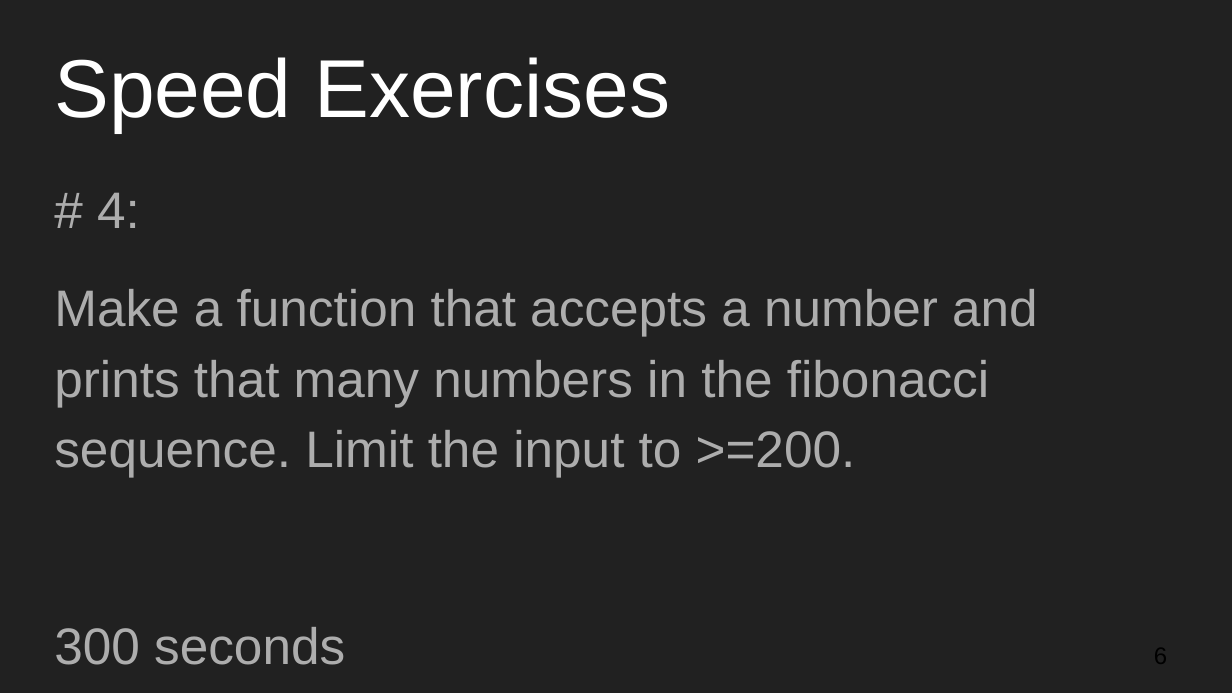
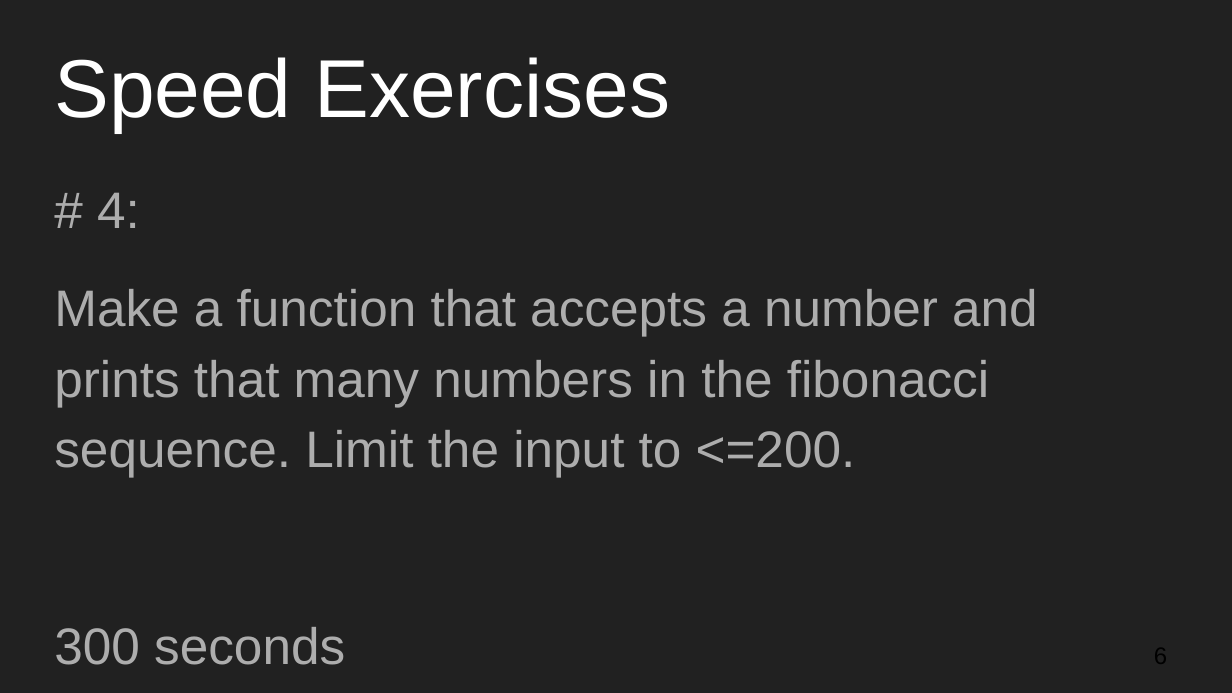
Before and after one commit to mseryn/intermediate_programming_workshops, a slide deck: slide 6 of 3_10_2016/intermediate_workshop_4.pptx. Drawn at 1232x693 pixels with LibreOffice and Linux fonts; fonts in the diff are those of the drawing. Boxes give left, top, right and bottom in pixels: in the first picture for what was removed or moved away, otherwise in the second. Text is boxed around its words. In the diff, an @@ line names an element or a change of style, - is before the commit and + after.

```diff
--- a/3_10_2016/intermediate_workshop_4.pptx
+++ b/3_10_2016/intermediate_workshop_4.pptx
@@ text at <box>54,289,1038,477</box>: text changed @@
-Make a function that accepts a number and prints that many numbers in the fibonacci sequence. Limit the input to >=200.
+Make a function that accepts a number and prints that many numbers in the fibonacci sequence. Limit the input to <=200.
```
Also in this commit, not shown: 1 other slide changed, 1 other file.
